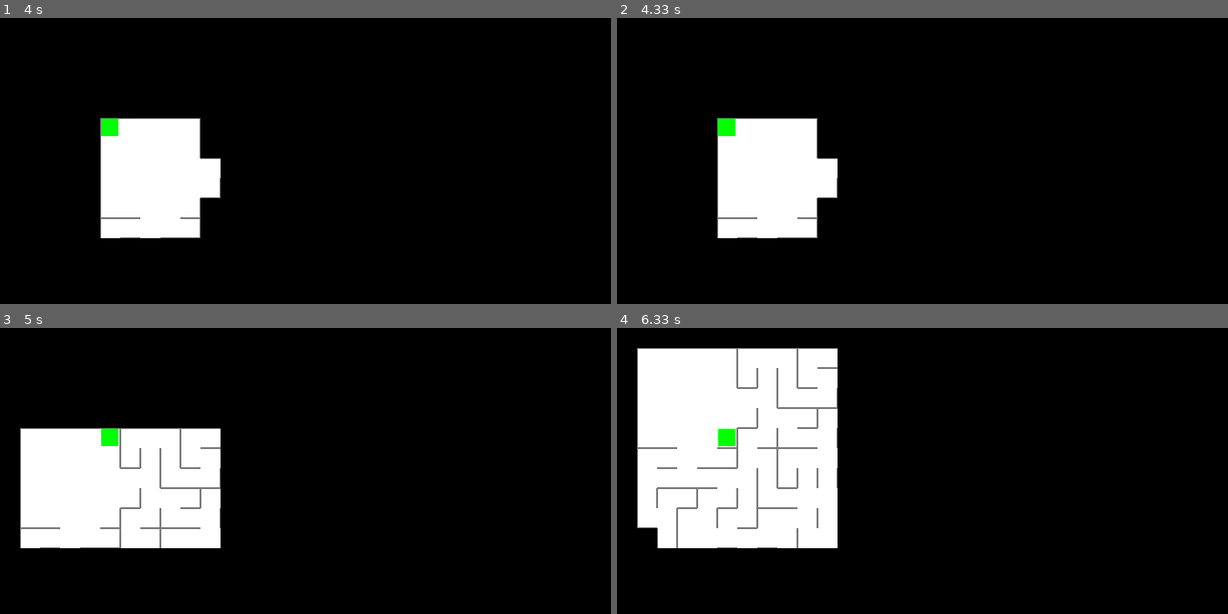
Above: before the commit, frames 1-4 (two rows, left to right).
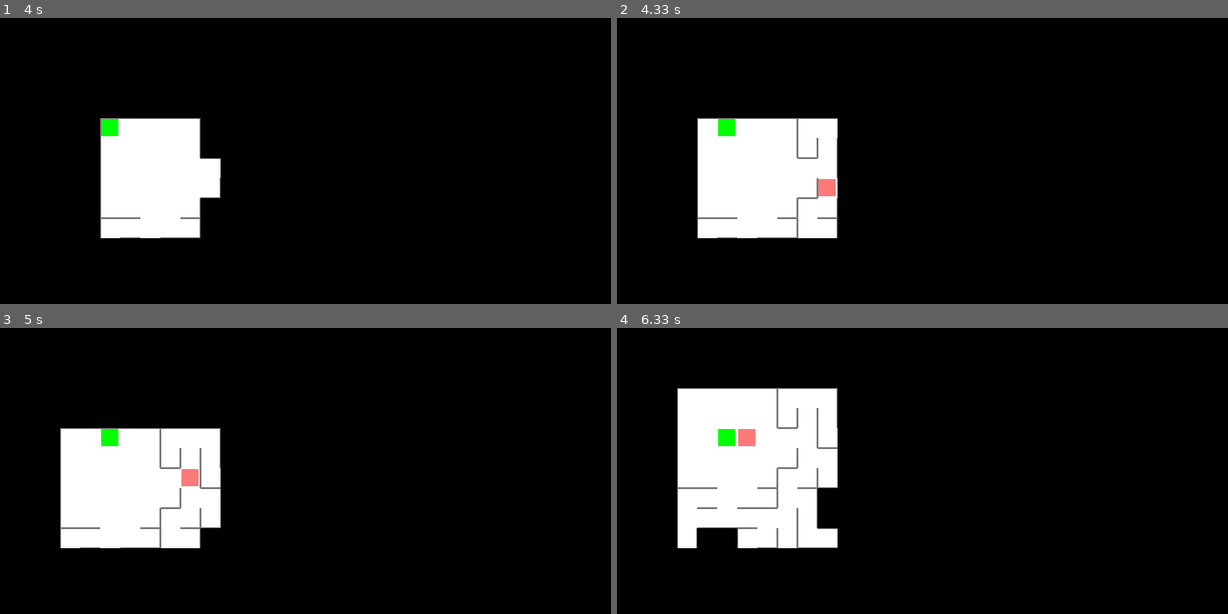
Above: after the commit, the same moments.

Repository: MartinRB45534/Escape
Game: pygame game, started from testsouris.py
Same seed, same stepped clock (60 frames per second), same inputs: the game is played once before the commit and once after it.
Inputs (mouse positions are in pixels of both pictures, inside the frame that each line leads up to):
- Up to frame 1 (4 s): click (287, 52) at 3.53 s; hold Up from 3.8 s (still down); move the mouse to (116, 226) at 3.83 s
- Up to frame 2 (4.33 s): release Up at 4.27 s; hold Right from 4.3 s (still down)
- Up to frame 3 (5 s): release Right at 4.93 s; hold Down from 4.97 s (still down)
- Up to frame 4 (6.33 s): release Down at 5.43 s; hold Left 5.47-5.93 s; hold Right from 5.97 s (still down)

Frame 1 is identical in both runs. In frame 2, 2.9% of the frame differs, in the area x 13-37%, y 35-77%; in frame 3, 3.9%; in frame 4, 10%, in the area x 3-37%, y 7-77%.

Commit message:
Ajout objet Collision + modification héritage

Diff:
--- /dev/null
+++ b/Agissant.py
@@ -0,0 +1,52 @@
+from Entitee import *
+class Agissant(Entitee):
+    def __init__(self,position,pv,degats,radius):
+        self.position=position
+        self.pv=pv
+        self.degats=degats
+        self.radius=radius
+        #prochaine action
+        self.next_action=None
+        #id de l'action que l'on veut faire
+        self.id_next=None
+        #paramètres de la vue
+        self.vue=None
+        self.largeur_vue=None
+        self.hauteur_vue=None
+        self.position_vue=None
+
+    def get_action(self):
+        """
+        Fonction qui renvoie la prochaine action voulue
+        ainsi que l'id qui indique ce que l'on veut faire(attaquer déplacer)
+        """
+        id_renvoie=self.id_next
+        next_action_renvoie=self.next_action
+
+        self.id_next=None
+        self.next_action=None
+
+        return id_renvoie,next_action_renvoie
+    def actualiser_vue(self,new_vue,position_new):
+        """
+        Fonction qui actualise la vue
+        Entrées:
+            la nouvelle vue
+            la position de la nouvelle vue
+        Sorties:Rien
+        """
+        self.vue=new_vue
+        self.position_vue=position_new
+    def prochaine_action(self):
+        """
+        Fonction a surdéfinir qui permet de définir l'action
+        """
+        print("a surdéfinir")
+    def getVue(self):
+        return self.vue
+    def getPosition_vue(self):
+        return self.position_vue
+    def getLargeurVue(self):
+        return self.largeur_vue
+    def getHauteurVue(self):
+        return self.hauteur_vue
--- /dev/null
+++ b/Collisions.py
@@ -0,0 +1,55 @@
+class Collision:
+    def __init__(self):
+        """Les entitees ne sont pas des attributs"""
+        pass
+    def tentative_attaque(self,attaquant,entitees):
+        """
+        Fonction qui test si l'entitée qui essaie d'attaquer le peut
+        Entrées:
+            l'attaquant
+            les potentiels victimes
+        Sorties:
+            booléen qui indique si l'attaque a réussi
+            la liste des entitées actualisées
+        """
+        succes=False
+
+        vue_attaquant=attaquant.getVue()
+        position_vue=attaquant.getPosition_vue()
+
+        resol=Resolveur(vue_attaquant,len(vue_attaquant),len(vue_attaquant[0]),-1,-1,attaquant[0]-position_vue[0],attaquant[1]-position_vue[1])
+        #on récupère la matrice accesible par l'attaque
+        mat_explorable=resol.resolution_en_largeur_distance_limitée(False,False,False,True,attaquant.radius)
+
+        if entitees!=None:
+            for entitee in entitees:
+                x=entitee.getPosition()[0]-position_vue[0]
+                y=entitee.getPosition()[1]-position_vue[1]
+
+                if not(x>len(mat_explorable)-1 or x<0 or y>len(mat_explorable[0])-1 or y<0):
+                    if mat_explorable[x][y]:
+                        succes=True
+                        self.attaque(entitee,attaquant)
+        return succes,entitees
+
+    def attaque(self,victime,attaquant):
+        """
+        Fonction qui applique les dégats de l'attaquant à la victime
+        Entrées:
+            la victime
+            l'attaquant
+        Sorties:
+            Rien
+        """
+        victime.pv-=attaquant.degats
+    def attaque_mutuelle(self,entitee1,entitee2):
+        """
+        La Fonction qui applique des dégats d'une attaque affectant les deux entitées
+        Entrées:
+            les deux entitée en train de s'attaquer mutuellement
+        Sorties:
+            Rien
+
+        """
+        self.attaque(entitee1,entitee2)
+        self.attaque(entitee2,entitee1)
--- a/Constantes.py
+++ b/Constantes.py
@@ -39,3 +39,8 @@
 INSANE = 4
 global IMPOSSIBLE
 IMPOSSIBLE = 5
+
+global BOUGER
+BOUGER=0
+global ATTAQUER
+ATTAQUER=1
--- /dev/null
+++ b/Entitee.py
@@ -0,0 +1,10 @@
+class Entitee:
+    def __init__(self,position):
+        self.position=position
+    def dessine_toi(self):
+        """Fonction a surdéfinir dans la classe fille"""
+        print("à surdéfinir")
+    def setPosition(self,position):
+        self.position=position
+    def getPosition(self):
+        return self.position
--- a/Joueur.py
+++ b/Joueur.py
@@ -1,8 +1,9 @@
 from Labyrinthe import *
 from Constantes import *
 import pygame
+from Agissant import *
 
-class Joueur:
+class Joueur(Agissant):
 
     #def __init__(self, niveau) -> None:
     #    """Initialisation à chaque début de niveau"""
@@ -10,52 +11,48 @@
     #    self.inventaire = niveau.donne_inventaire(difficulté)
     #    self.position = niveau.donne_position(difficulté)
 
-    def __init__(self, stats, inventaire, position=(0,0)):
+    def __init__(self, stats, inventaire,pv,degats,radius,largeur_vue,hauteur_vue,position=(0,0)):
         self.position = position
         self.stats = stats
         self.inventaire = inventaire
+        self.pv=pv
+        self.degats=degats
+        self.radius=radius
+        #prochaine action
+        self.next_action=None
+        #id de l'action que l'on veut faire
+        self.id_next=None
+        #paramètres de la vue
+        self.vue=None
+        self.largeur_vue=largeur_vue
+        self.hauteur_vue=hauteur_vue
+        self.position_vue=None
 
+    def prochaine_action(self):
+        pass
+    def va_vers_la_gauche(self):
+        """fonction qui demande d'aller vers la gauche"""
 
-    def va_vers_la_gauche(self, labyrinthe) -> bool:
-        """fonction qui déplace, si possible, le joueur vers la gauche"""
+        self.next_action=GAUCHE
+        self.id_next=BOUGER
 
-        coordonnées = self.position
-        gauche = 3
-        mouvement, arrivée = labyrinthe.peut_passer(coordonnées, gauche)
-        if mouvement :
-            self.position = arrivée
-        return mouvement
+    def va_vers_la_droite(self):
+        """fonction qui demande d'aller vers la droite"""
 
-    def va_vers_la_droite(self, labyrinthe) -> bool:
-        """fonction qui déplace, si possible, le joueur vers la gauche"""
+        self.next_action=DROITE
+        self.id_next=BOUGER
 
-        coordonnées = self.position
-        droite = 1
-        mouvement, arrivée = labyrinthe.peut_passer(coordonnées, droite)
-        if mouvement :
-            self.position = arrivée
-        return mouvement
+    def va_vers_le_haut(self):
+        """fonction qui demande d'aller vers le haut"""
 
-    def va_vers_le_haut(self, labyrinthe) -> bool:
-        """fonction qui déplace, si possible, le joueur vers la gauche"""
+        self.next_action=HAUT
+        self.id_next=BOUGER
 
-        coordonnées = self.position
+    def va_vers_le_bas(self):
+        """fonction qui demande d'aller vers le bas"""
 
-        haut = 0
-        mouvement, arrivée = labyrinthe.peut_passer(coordonnées, haut)
-        if mouvement :
-            self.position = arrivée
-        return mouvement
-
-    def va_vers_le_bas(self, labyrinthe) -> bool:
-        """fonction qui déplace, si possible, le joueur vers la gauche"""
-
-        coordonnées = self.position
-        bas = 2
-        mouvement, arrivée = labyrinthe.peut_passer(coordonnées, bas)
-        if mouvement :
-            self.position = arrivée
-        return mouvement
+        self.next_action=BAS
+        self.id_next=BOUGER
 
     def dépose_un_marqueur(self) -> bool:
         """fonction qui pose un marqueur sur la case si possible"""
@@ -64,6 +61,3 @@
 
     def dessine_toi(self,screen,decalage,LARGEUR_CASE,LARGEUR_MUR,position_screen):
         pygame.draw.rect(screen, pygame.Color(0,255,0),((decalage[0])*(LARGEUR_CASE+LARGEUR_MUR)+LARGEUR_MUR+position_screen[0],(decalage[1])*(LARGEUR_CASE+LARGEUR_MUR)+LARGEUR_MUR+position_screen[1],LARGEUR_CASE-2*LARGEUR_MUR,LARGEUR_CASE-2*LARGEUR_MUR))
-
-    def get_position(self):
-        return self.position
--- a/Labyrinthe.py
+++ b/Labyrinthe.py
@@ -238,7 +238,6 @@
             la vue correspondante
             les coordonnées de la vue dans le labyrinthe
         """
-
         vue=[]
 
         min_x=position[0]-largeur//2
--- a/Monstres.py
+++ b/Monstres.py
@@ -1,20 +1,33 @@
 from Cases import *
 from Resolveur import *
 from math import sqrt
-
-class Monstre:
-    def __init__(self,position,largeur_vue,hauteur_vue,couleur=(255,0,0)):
+from Agissant import *
+
+class Monstre(Agissant):
+    def __init__(self,position,largeur_vue,hauteur_vue,pv,degats,radius,couleur=(255,0,0)):
         self.position=position
         self.largeur_vue=largeur_vue
         self.hauteur_vue=hauteur_vue
+        self.pv=pv
+        self.degats=degats
+        self.radius=radius
         self.couleur=couleur
-
-    def en_vue(self,position_lab,vue,pos_cible):
+        #prochaine action
+        self.next_action=None
+        #id de l'action que l'on veut faire
+        self.id_next=None
+        #paramètres de la vue
+        self.vue=None
+        self.position_vue=None
+        self.position_joueur=None
+
+    def en_vue(self,pos_cible):
         """
         Fonction qui renvoie un booléen qui nous dit si le joueur est en visible par le monstre
+        Variables utilisées:
+            la position de la vue dans le labyrinthe
+            une matrices de cases correspondant à la vue du monstre
         Entrées:
-            la position de la vue dans le labyrinthe
-            une matrices de cases correspondant à la vue du monstre
             la position du joueur dans le labrinthe
         Sorties:
             booléen indiquant si le joueur est visible
@@ -22,11 +35,11 @@
         """
         visible=False
 
-        min_x=position_lab[0]
-        min_y=position_lab[1]
-
-        max_x=min_x+len(vue)
-        max_y=min_y+len(vue[0])
+        min_x=self.position_vue[0]
+        min_y=self.position_vue[1]
+
+        max_x=min_x+self.largeur_vue
+        max_y=min_y+self.hauteur_vue
 
         x=pos_cible[0]
         y=pos_cible[1]
@@ -36,44 +49,45 @@
 
         return visible
 
-    def accessible(self,position_lab,vue,position_cible):
+    def accessible(self,position_cible):
         """
         Fonction qui renvoie un booléen qui nous dit si le joueur est en accessible par le monstre
-        Entrées:
-            la position de la vue dans le labyrinthe
-            une matrices de cases correspondant à la vue du monstre
-            la position du joueur dans le labrinthe
+        Variables utilisées:
+            la position de la vue dans le labyrinthe
+            une matrices de cases correspondant à la vue du monstre
+        Entrées
+            la position de la cible dans le labrinthe
         Sorties:
             booléen indiquant si la cible est accessible
         """
-        accessible=False
-
-        if self.en_vue(position_lab,vue,position_cible):
-            solution= Resolveur(vue,len(vue),len(vue[0]),position_cible[0]-position_lab[0],position_cible[1]-position_lab[1],self.position[0]-position_lab[0],self.position[1]-position_lab[1])
+        accesible=False
+
+        if self.en_vue(position_cible):
+            solution= Resolveur(self.vue,self.largeur_vue,self.hauteur_vue,position_cible[0]-self.position_vue[0],position_cible[1]-self.position_vue[1],self.position[0]-self.position_vue[0],self.position[1]-self.position_vue[1])
             accesible=solution.resolution(False,False)
 
-        return accessible
-
-    def decision(self,position_lab,vue,position_joueur,position_vue):
-        """
-        Fonction qui choisis quel comportement le monstre va appliquer
-        Entrées:
+        return accesible
+
+    def prochaine_action(self):
+        """
+        Fonction qui définit la prochaine action
+        Variables utilisées:
             la position de la vue dans le labyrinthe
             une matrices de cases correspondant à la vue du monstre
             la position du joueur dans le labrinthe
-        Sorties:
-            La direction de la prochaine position voulue par le monstre
         """
         prochaine_position=[]
 
         prochaine_direction=None
-
-        if self.accessible(position_lab,vue,position_joueur):
-            prochaine_direction=self.rush(position_lab,vue,position_joueur)
-        else:
-            prochaine_direction=self.cherche(vue,position_lab,position_vue)
-
-        return prochaine_direction
+        accesible=self.accessible(self.position_joueur)
+        if accesible:
+            prochaine_direction=self.rush()
+        else:
+            prochaine_direction=self.cherche(self.vue,self.position_vue)
+
+
+        self.id_next=BOUGER
+        self.next_action=prochaine_direction
 
     def cherche(self,vue,position_lab):
         """
@@ -86,10 +100,10 @@
         """
         print("Objet non défini un monstre est un type pas une entitée!!")
 
-    def rush(self,position_lab,vue,position_joueur):
+    def rush(self):
         """
         Fonction qui définie le comportement lorsque le monstre a vue le joueur
-        Elle prend en entrée:
+        Elle utilise:
             la position de la vue dans le labyrinthe
             une matrices de cases correspondant à la vue du monstre
             la position du joueur dans le labrinthe
@@ -98,7 +112,7 @@
         """
         direction_voulue=None
         #on initialise le résolveut pour qu'il nous trouve la prochaine position
-        resolveur= Resolveur(vue,len(vue),len(vue[0]),position_joueur[0]-position_lab[0],position_joueur[1]-position_lab[1],self.position[0]-position_lab[0],self.position[1]-position_lab[1],"Largeur")
+        resolveur= Resolveur(self.vue,self.largeur_vue,self.hauteur_vue,self.position_joueur[0]-self.position_vue[0],self.position_joueur[1]-self.position_vue[1],self.position[0]-self.position_vue[0],self.position[1]-self.position_vue[1],"Largeur")
         chemin=resolveur.resolution(True,False)
 
         #on renvoie la prochaine action a effectuer
@@ -201,20 +215,18 @@
         pygame.draw.rect(screen, self.couleur,(decalage[0]*(LARGEUR_CASE+LARGEUR_MUR)+LARGEUR_MUR+position_screen[1],decalage[1]*(LARGEUR_CASE+LARGEUR_MUR)+LARGEUR_MUR+position_screen[1],LARGEUR_CASE-2*LARGEUR_MUR,LARGEUR_CASE-2*LARGEUR_MUR))
 
 
-    def setPosition(self,position):
-        self.position=position
-    def getPosition(self):
-        return self.position
     def setCouleur(self,couleur):
         self.couleur=couleur
     def getLargeurVue(self):
         return self.largeur_vue
     def getHauteurVue(self):
         return self.hauteur_vue
+    def setPosition_joueur(self,position_joueur):
+        self.position_joueur=position_joueur
 
 
 class Slime(Monstre):
-    def cherche(self,vue,position_lab,position_vue):
+    def cherche(self,vue,position_lab):
         """
         But: simuler le comportement du slime qui se déplace de manière aléatoire
         Elle prend en entrée:
@@ -223,7 +235,7 @@
         Elle renvoie:
             la direction de la prochaine position voulue par le monstre
         """
-        directions=self.directions_utilisables(self.position[0],self.position[1],vue,position_vue)
+        directions=self.directions_utilisables(self.position[0],self.position[1],vue,position_lab)
 
         return directions[random.randrange(0,len(directions))]
 
--- a/Niveau.py
+++ b/Niveau.py
@@ -8,6 +8,7 @@
 from Inventaire import *
 from Stats import *
 from Planning import *
+from Collisions import *
 
 class Niveau:
     def __init__(self,difficulté,mode_affichage):
@@ -88,8 +89,12 @@
         self.screen.fill((0,0,0))
 
         #entitées
-        self.joueur=Joueur(stats_joueur,inventaire_joueur)
-        self.monstres=[Slime([15,15],5,5,(255,121,121))]
+        self.joueur=Joueur(stats_joueur,inventaire_joueur,100,5,2,self.zoom_largeur,self.zoom_hauteur)
+        self.monstres=[Slime([5,5],10,10,100,5,1,(255,121,121))]
+        self.entitees=[self.joueur,self.monstres[0]]
+
+        #objet qui traite les collisions
+        collision=Collision()
 
         #texte de fin
         font = pygame.font.SysFont(None, 72)
@@ -125,10 +130,11 @@
                     self.zoom_largeur = event.w//(self.LARGEUR_CASE + self.LARGEUR_MUR)
                     self.zoom_hauteur = event.h//(self.LARGEUR_CASE + self.LARGEUR_MUR)
                     self.redraw()
-            #partie gérant le joueur
+            """#partie gérant le joueur
             if compteur_j==0:
                 compteur_j=cooldown_joueur
-                move_j=self.action_joueur()
+                self.action_joueur()
+                move_j=self.traitement_action(self.joueur)
             else:
                 compteur_j-=1
             #partie gérant les monstres
@@ -137,13 +143,18 @@
 
                 move_m=self.actions_monstres()
             else:
+                compteur_m-=1"""
+            if compteur_m==0:
+                compteur_m=cooldown_monstres
+                move_m=self.actions_entitees()
+            else:
                 compteur_m-=1
 
             #si on détecte un mouvement on redessine l'écran
             if move_j or move_m:
                 self.redraw()
 
-            if self.lab.as_gagner(self.joueur.get_position()):
+            if self.lab.as_gagner(self.joueur.getPosition()):
                 self.ecran_fin_niveau()
                 run=False
             pygame.display.update()
@@ -158,7 +169,7 @@
         if self.monstres!=None:
             for monstre in self.monstres:
                 vue_monstre,position_vue=self.lab.construire_vue(monstre.getPosition(),monstre.getLargeurVue(),monstre.getHauteurVue())
-                direction_voulue=monstre.decision(position_vue,vue_monstre,self.joueur.get_position(),position_vue)
+                direction_voulue=monstre.decision(position_vue,vue_monstre,self.joueur.get_position())
                 #direction_voulue=monstre.decision([0,0],self.lab.getMatrice_cases(),self.joueur.get_position())
                 if direction_voulue!=None:
                     passe,newcoord=self.lab.peut_passer(monstre.getPosition(),direction_voulue)
@@ -169,23 +180,92 @@
 
     def action_joueur(self):
         """
-        Fonction qui exécute la partie du code ou le jpueur agis
-        et qui renvoie un booléen indiquant si le joueur a agis ou non
-        """
-        move_j=False
+        Fonction qui exécute la partie du code ou le jpueur demande à agir
+        et qui renvoie rien
+        """
          #on récupère toutes les touches préssés sous forme de
         keys=pygame.key.get_pressed()
 
         if keys[pygame.K_UP]:
-            move_j = self.joueur.va_vers_le_haut(self.lab)
+            self.joueur.va_vers_le_haut()
         elif keys[pygame.K_DOWN]:
-            move_j = self.joueur.va_vers_le_bas(self.lab)
+            self.joueur.va_vers_le_bas()
         elif keys[pygame.K_RIGHT]:
-            move_j = self.joueur.va_vers_la_droite(self.lab)
+            self.joueur.va_vers_la_droite()
         if keys[pygame.K_LEFT]:
-            move_j = self.joueur.va_vers_la_gauche(self.lab)
-
-        return move_j
+            self.joueur.va_vers_la_gauche()
+    def actions_entitees(self):
+        """
+        Fonction qui exécute les actions des entitées
+        renvoie un booléen indiquant si il y a besoin de redessiner l'écran
+        """
+        redessiner=False
+        for entitee in self.entitees:
+            entitee=self.actualiser_vue(entitee)
+            entitee=self.actualiser_donnee(entitee)
+            entitee.prochaine_action()
+            if redessiner:
+                self.traitement_action(entitee)
+            else:
+                redessiner=self.traitement_action(entitee)
+            #print(redessiner,type(entitee))
+        return redessiner
+
+    def actualiser_vue(self,agissant):
+        """
+        Fonction qui actualise la vue d'un agissant
+        Entrée:
+            un agissant
+        Sortie:
+            un agissant avec sa vue actualiser
+        """
+        vue_agissant,position_vue=self.lab.construire_vue(agissant.getPosition(),agissant.getLargeurVue(),agissant.getHauteurVue())
+        agissant.actualiser_vue(vue_agissant,position_vue)
+
+        return agissant
+    def actualiser_donnee(self,agissant):
+        """
+        Fonction qui actualise les données des agissant en fonction de leur
+        type
+        Entrée:
+            un agissant
+        Sortie:
+            un agissant avec ces données actualisées
+        """
+        if type(agissant)==Slime:
+            #on donne la position du joueur au monstre
+            agissant.setPosition_joueur(self.joueur.getPosition())
+        elif type(agissant)==Joueur:
+            self.action_joueur()
+
+        return agissant
+    def traitement_action(self,agissant):
+        """
+        Fonction qui traite une action donnée d'un agissant
+        et qui renvoie un booléen indiquant si l'action à été exécutée
+        """
+        succes=False
+
+        id_action,action=agissant.get_action()
+
+        #print(type(agissant),id_action,action)
+
+        if id_action==BOUGER:
+            #print("veut bouger")
+            direction_voulue=action
+            if direction_voulue!=None:
+                passe,newcoord=self.lab.peut_passer(agissant.getPosition(),direction_voulue)
+                #print(passe)
+                if passe:
+                    succes=True
+                    #print(succes)
+                    agissant.setPosition(newcoord)
+        elif id_action==ATTAQUER:
+            succes,self.entitees=collision.tentative_attaque(agissant,self.entitees)
+        #print(succes)
+        return succes
+
+
     def ecran_fin_niveau(self):
         """
         Fonction qui as pour but d'afficher l'écran de fin de niveau (stats etc)
--- a/Resolveur.py
+++ b/Resolveur.py
@@ -120,6 +120,8 @@
                 stack.pop()
                 #print(position_x,position_y,len(stack))
 
+        solution=False
+
         if getMatrice:
             solution=self.cases_visitees
         elif position_x==self.arrivee_x and position_y == self.arrivee_y:
@@ -127,8 +129,7 @@
                 solution=stack
             else:
                 solution=True
-        else:
-            solution=False
+
 
         return solution
 
